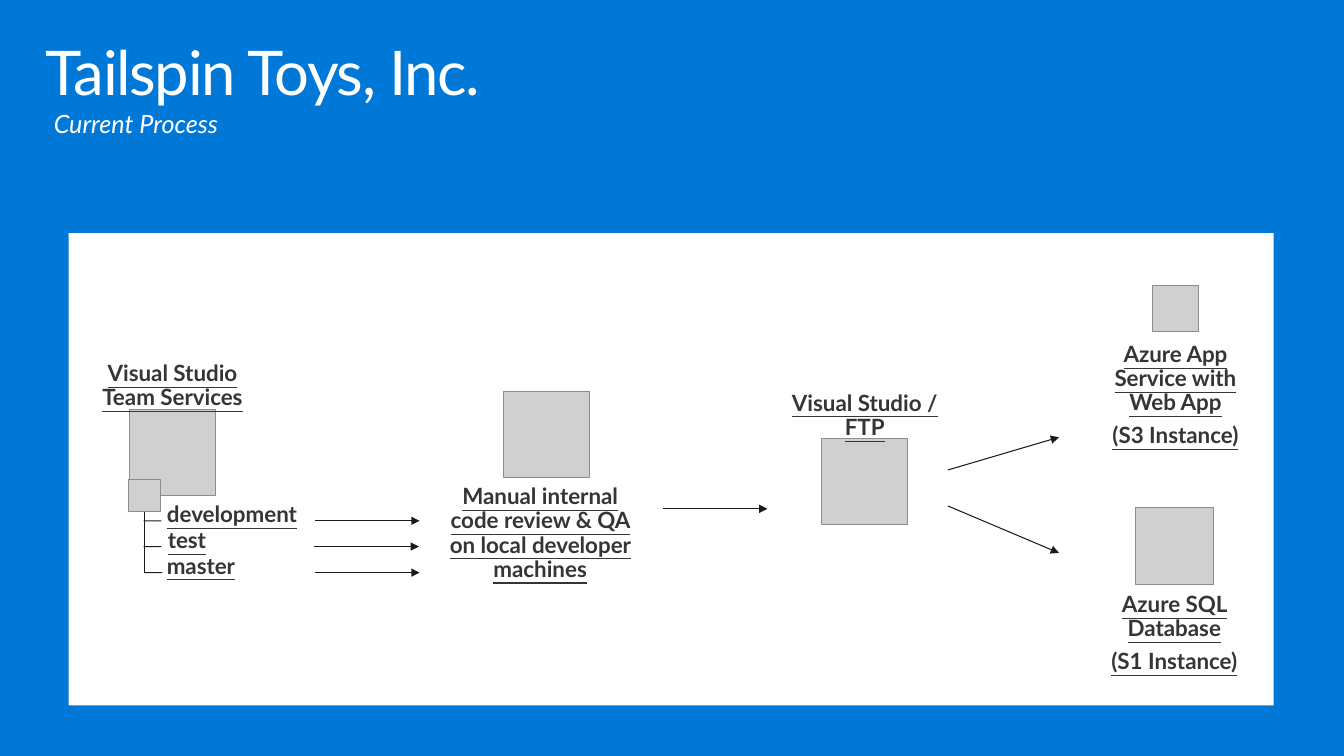
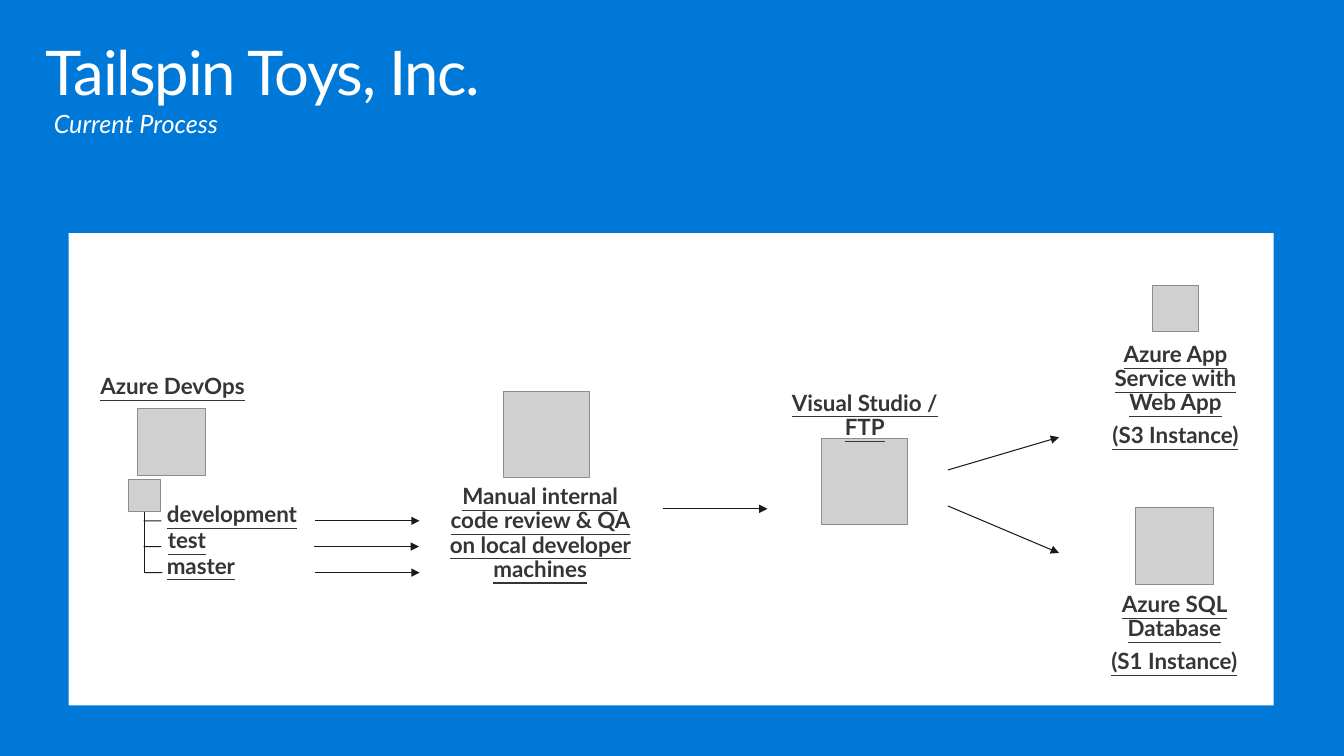
Before and after one commit to yashmadan123/MCW-Continuous-delivery-in-Azure-DevOps, a slide deck: slide 2 of Whiteboard design session/resources/Diagrams.pptx. Drawn at 1344x756 pixels with LibreOffice and Linux fonts; fonts in the diff are those of the drawing; grey boxes stand for pictures. Boxes give left, top, right and bottom in pixels: in the first picture for what was removed or moved away, otherwise in the second. Text is boxed around its words. In the diff, an @@ line names an element or a change of style, - is before the commit and + after.

```diff
--- a/Whiteboard design session/resources/Diagrams.pptx
+++ b/Whiteboard design session/resources/Diagrams.pptx
@@ text at (x1=100, y1=377, x2=245, y2=398): text changed @@
-Visual Studio Team Services
+Azure DevOps
@@ picture resized from (x1=130, y1=409, x2=216, y2=495) to (x1=137, y1=408, x2=205, y2=476) @@
```
Also in this commit, not shown: 2 other slides changed, 2 other files.
